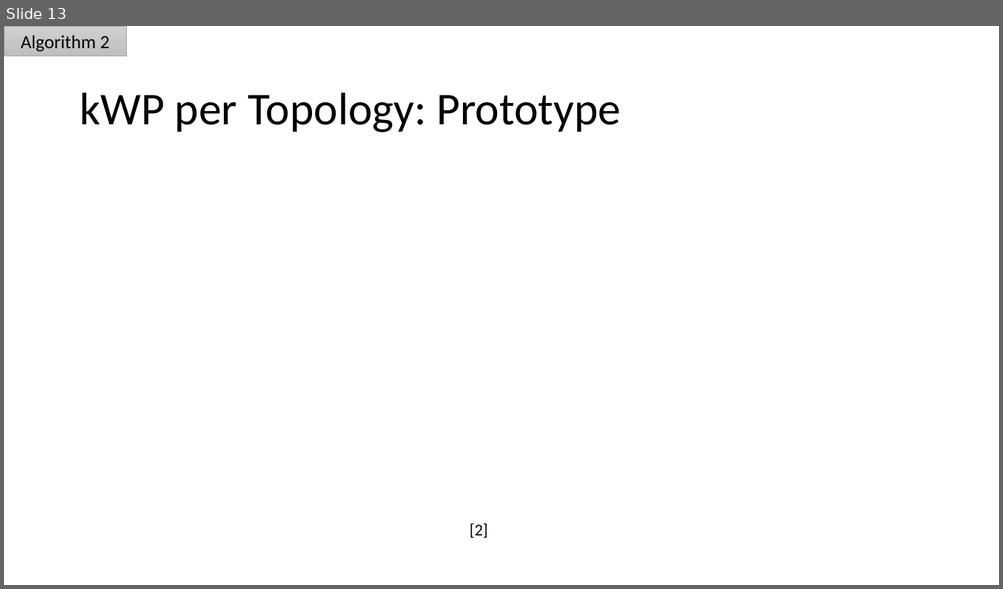
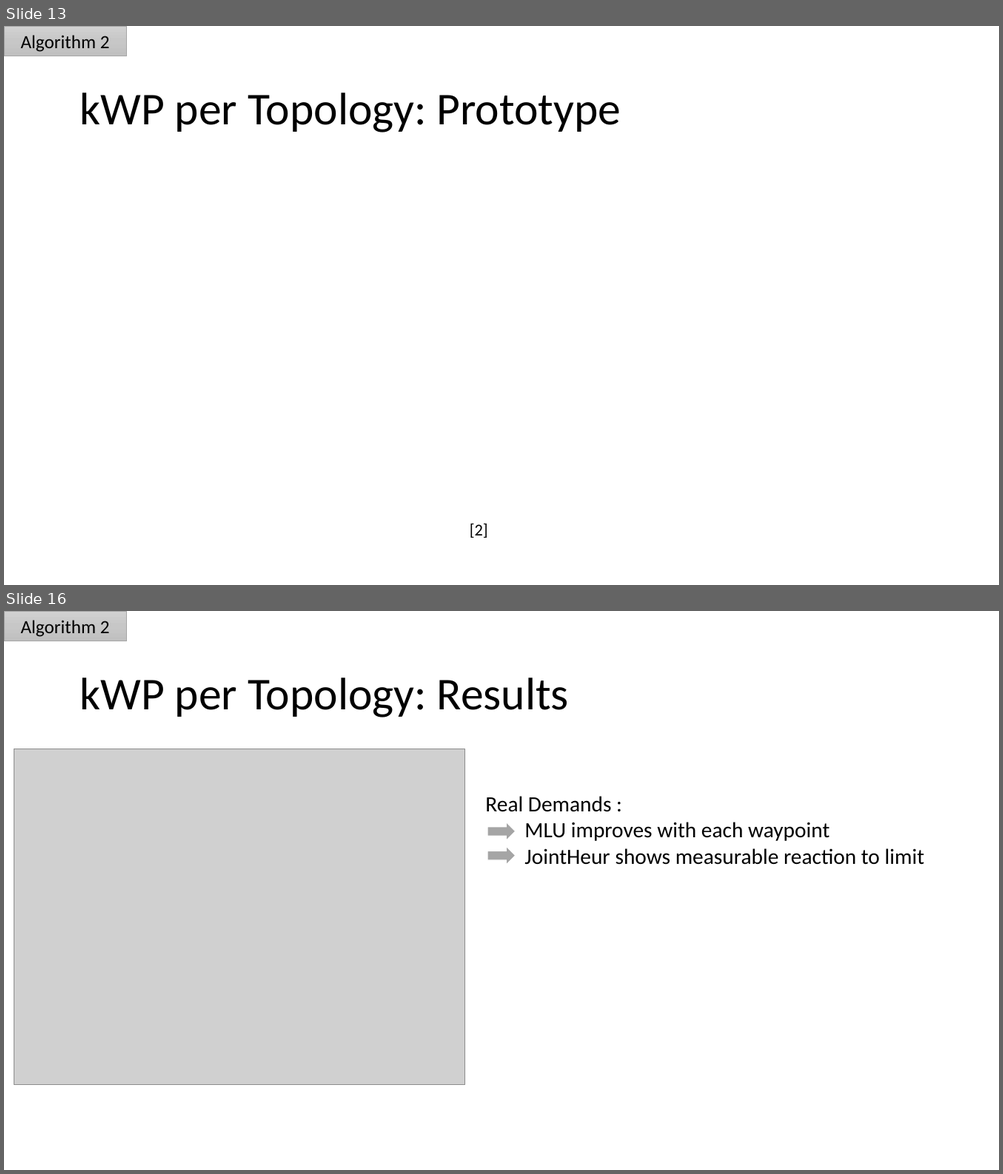
Before and after one commit to gajanns/Fachprojekt_Code, a slide deck: Presentation/Fachprojekt_Presentation1_Final.pptx. Shown one above the other, each under a label of ours: slide 13 before the commit, slides 13 and 16 after it; the slides between them are not shown. The pictures are 1003x589 and 1003x1174 pixels, drawn with LibreOffice and Linux fonts; fonts in the diff are those of the drawing; grey boxes stand for pictures; background and template pictures are left out. Boxes give left, top, right and bottom in pixels: in the first picture for what was removed or moved away, otherwise in the second. Text is boxed around its words. In the diff, an @@ line names an element or a change of style, - is before the commit and + after.

```diff
--- a/Presentation/Fachprojekt_Presentation1_Final.pptx
+++ b/Presentation/Fachprojekt_Presentation1_Final.pptx
@@ slide 16 added at (4,611,999,1170), background #FFFFFF @@
@@ rectangle added at (4,611,126,641), fill gradient #D1D1D1 to #C7C7C7 to #C0C0C0, outline #A5A5A5 0.5 pt @@
@@ text added at (21,620,110,637), 18 pt, text #000000 @@
+Algorithm 2
@@ title added at (79,678,569,718), 44 pt, text #000000 @@
+kWP per Topology: Results
@@ picture added at (14,749,464,1085) @@
@@ text added at (485,796,924,865), 21 pt, text #000000 @@
+Real Demands :
+MLU improves with each waypoint
+JointHeur shows measurable reaction to limit
@@ right arrow added at (487,822,516,841), fill #A5A5A5, outline #FFFFFF 1 pt @@
@@ right arrow added at (487,846,516,865), fill #A5A5A5, outline #FFFFFF 1 pt @@
```
Also in this commit, not shown: 4 slides changed, 4 other slides added.
